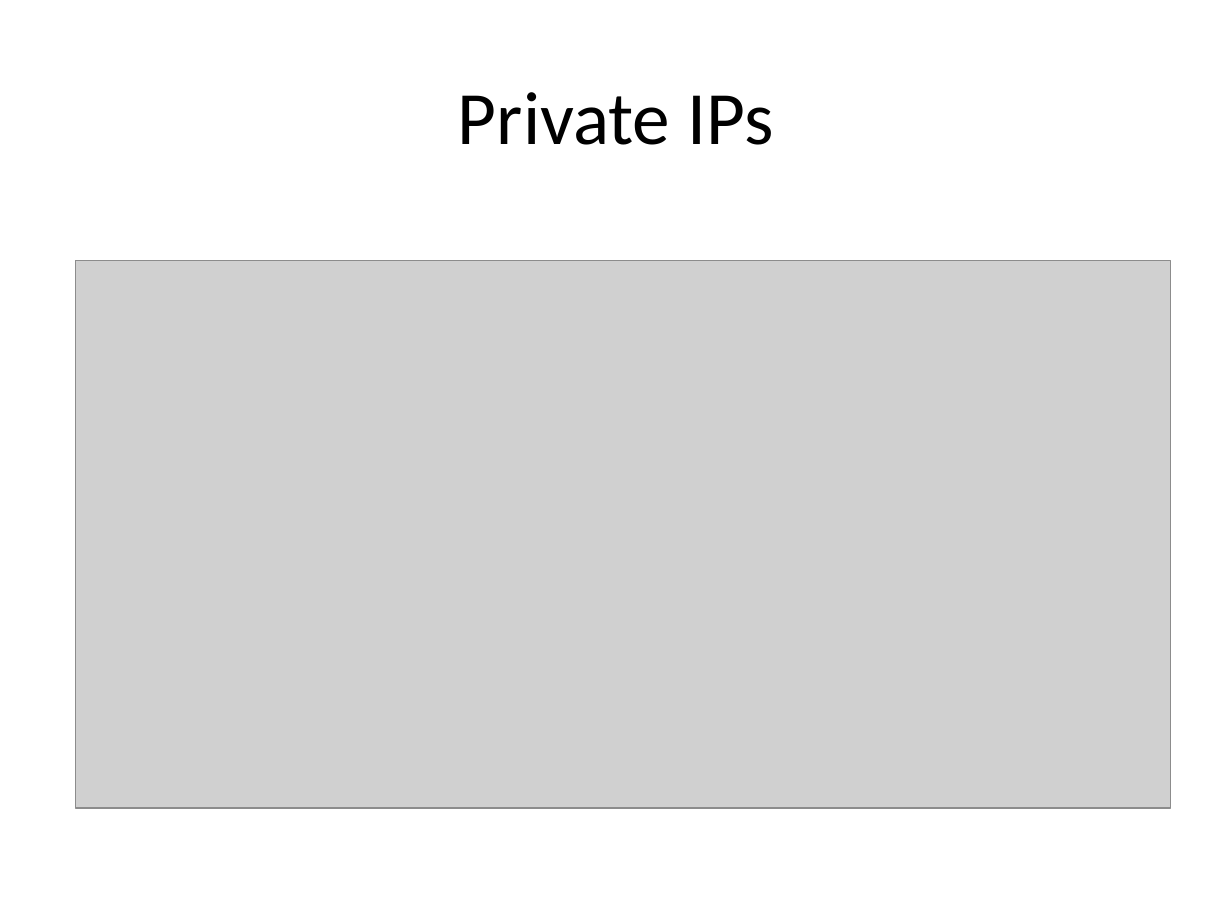
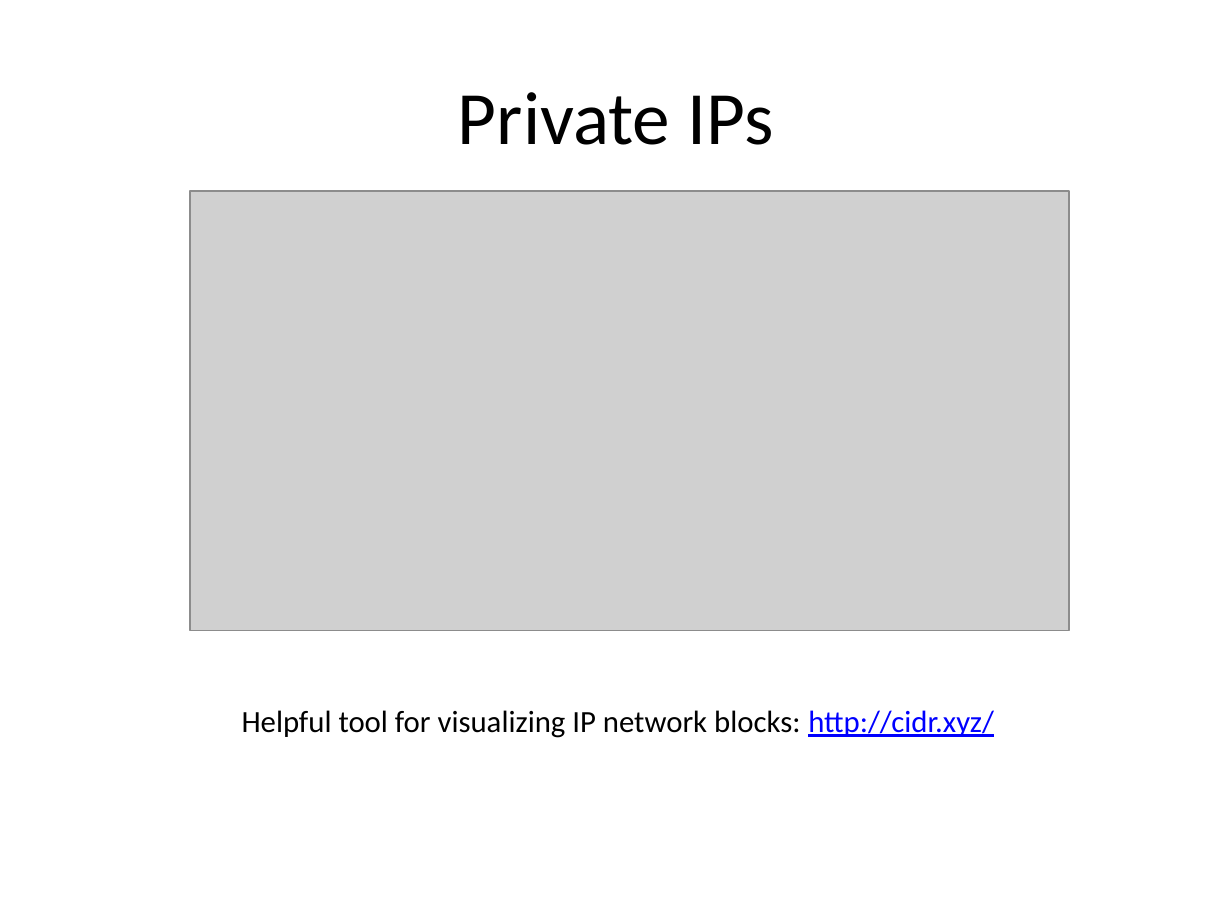
Before and after one commit to jasondbaker/infrastructure-class, a slide deck: slide 15 of lectures/infrastructure-week-4.pptx. Drawn at 1232x924 pixels with LibreOffice and Linux fonts; fonts in the diff are those of the drawing; grey boxes stand for pictures. Boxes give left, top, right and bottom in pixels: in the first picture for what was removed or moved away, otherwise in the second. Text is boxed around its words. In the diff, an @@ line names an element or a change of style, - is before the commit and + after.

```diff
--- a/lectures/infrastructure-week-4.pptx
+++ b/lectures/infrastructure-week-4.pptx
@@ picture: place and size @@
-picture at [75, 260, 1170, 807]
+picture at [190, 191, 1069, 631]
@@ text added at [242, 710, 994, 738], 18 pt, text #000000 @@
+Helpful tool for visualizing IP network blocks: http://cidr.xyz/
```
Also in this commit, not shown: 1 other slide changed.
